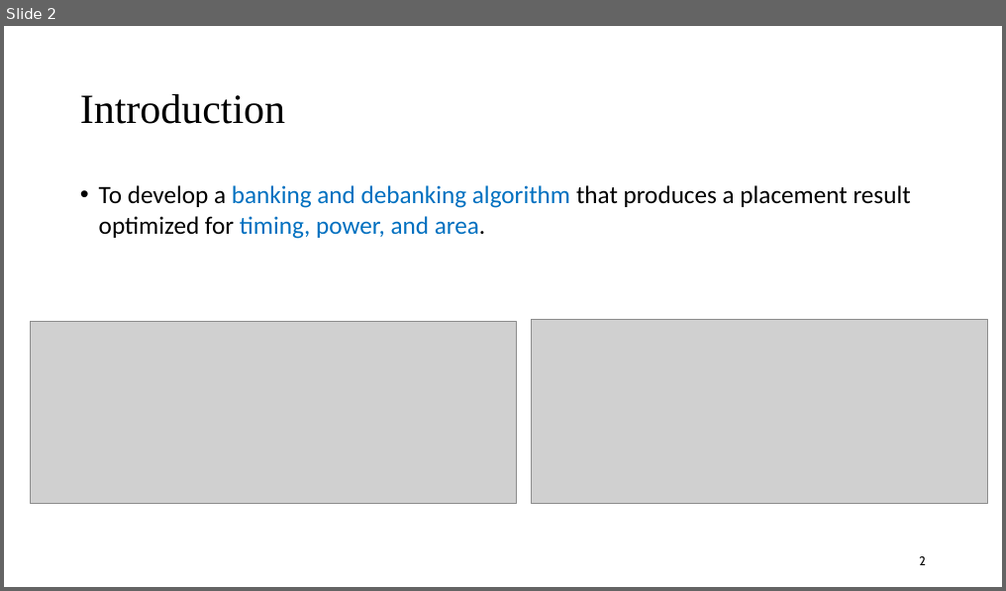
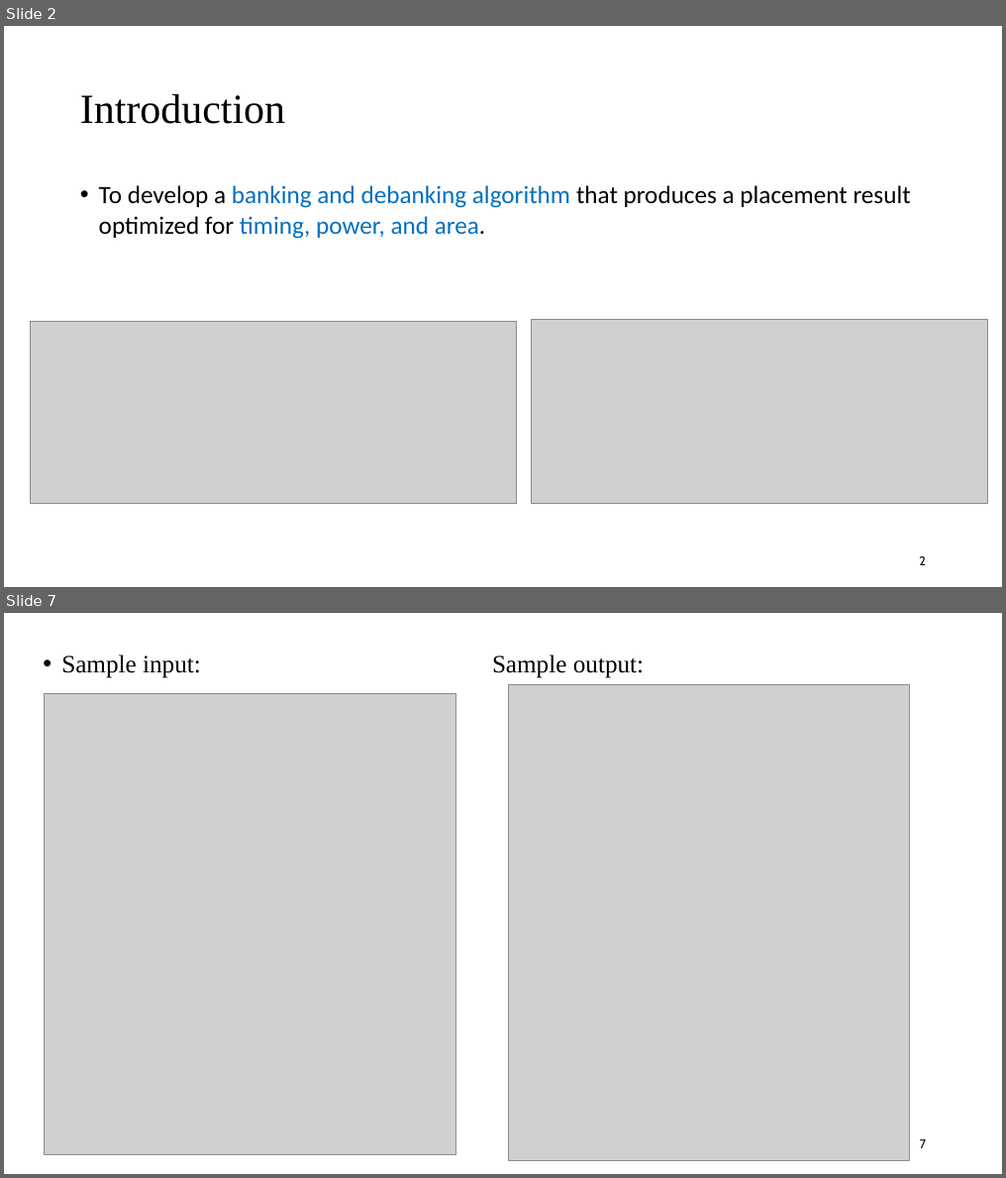
Before and after one commit to demon02130101/Lab, a slide deck: ICCAD/題目介紹.pptx. Shown one above the other, each under a label of ours: slide 2 before the commit, slides 2 and 7 after it; the slides between them are not shown. The pictures are 1006x591 and 1006x1178 pixels, drawn with LibreOffice and Linux fonts; fonts in the diff are those of the drawing; grey boxes stand for pictures. Boxes give left, top, right and bottom in pixels: in the first picture for what was removed or moved away, otherwise in the second. Text is boxed around its words. In the diff, an @@ line names an element or a change of style, - is before the commit and + after.

```diff
--- a/ICCAD/題目介紹.pptx
+++ b/ICCAD/題目介紹.pptx
@@ slide 7 added at <box>4,613,1002,1174</box>, background #FFFFFF @@
@@ text added at <box>61,655,644,678</box>, 24 pt, text #000000 @@
+• Sample input: Sample output:
@@ picture added at <box>44,694,455,1155</box> @@
@@ picture added at <box>509,684,909,1161</box> @@
@@ page number added at <box>920,1140,926,1149</box>, 12 pt, text #000000 @@
+7
```
Also in this commit, not shown: 2 slides changed, 3 other slides added, 1 other file.
